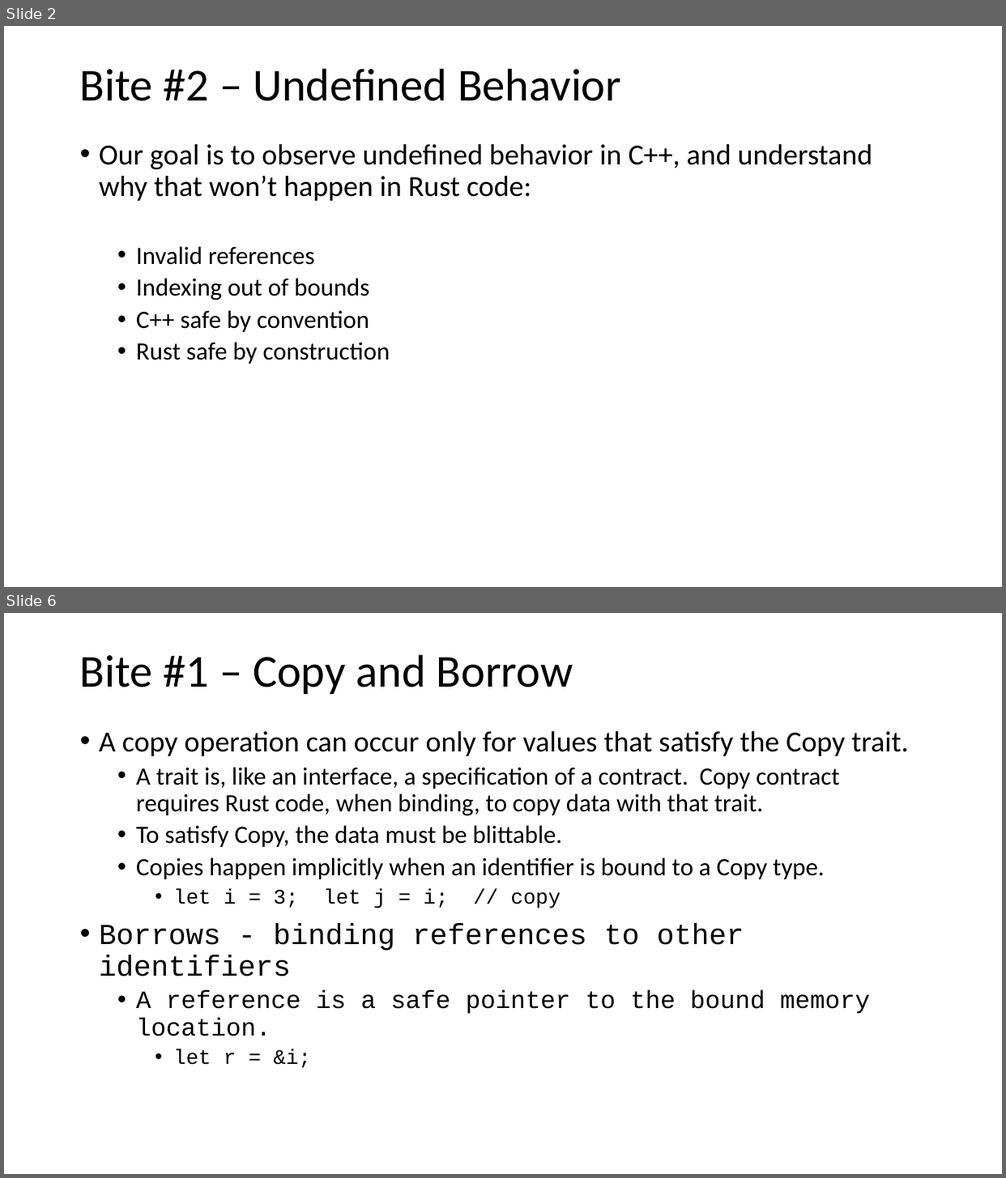
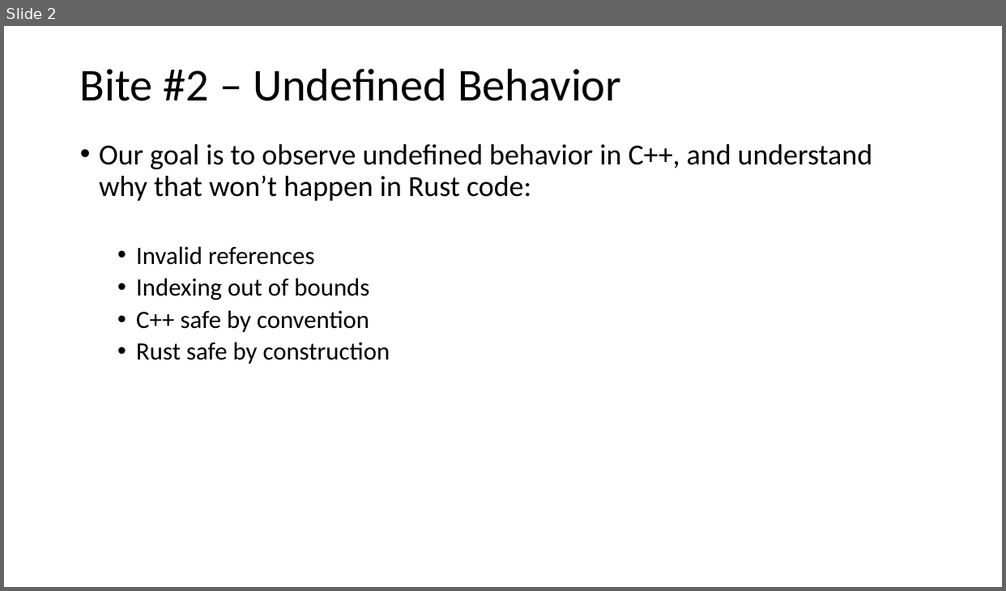
Before and after one commit to JimFawcett/JimFawcett.github.io, a slide deck: Resources/ConsumingRustBite2.pptx. Shown one above the other, each under a label of ours: slides 2 and 6 before the commit, slide 2 after it; the slides between them are not shown. The pictures are 1006x1178 and 1006x591 pixels, drawn with LibreOffice and Linux fonts; fonts in the diff are those of the drawing. Boxes give left, top, right and bottom in pixels: in the first picture for what was removed or moved away, otherwise in the second. Text is boxed around its words. In the diff, an @@ line names an element or a change of style, - is before the commit and + after.

Commit message:
added Bite2

```diff
--- a/Resources/ConsumingRustBite2.pptx
+++ b/Resources/ConsumingRustBite2.pptx
@@ slide 6 removed at [4, 613, 1002, 1174], background #FFFFFF @@
@@ title removed at [80, 654, 573, 694] @@
-Bite #1 – Copy and Borrow
@@ text removed at [99, 731, 908, 1068] @@
-• A copy operation can occur only for values that satisfy the Copy trait.
-  • A trait is, like an interface, a specification of a contract. Copy contract requires Rust code, when binding, to copy data with that trait.
-  • To satisfy Copy, the data must be blittable.
-  • Copies happen implicitly when an identifier is bound to a Copy type.
-    • let i = 3; let j = i; // copy
-• Borrows - binding references to other identifiers
-  • A reference is a safe pointer to the bound memory location.
-    • let r = &i;
```
Also in this commit, not shown: 3 slides changed, 7 slides added, 4 other slides removed, 1 other file.
